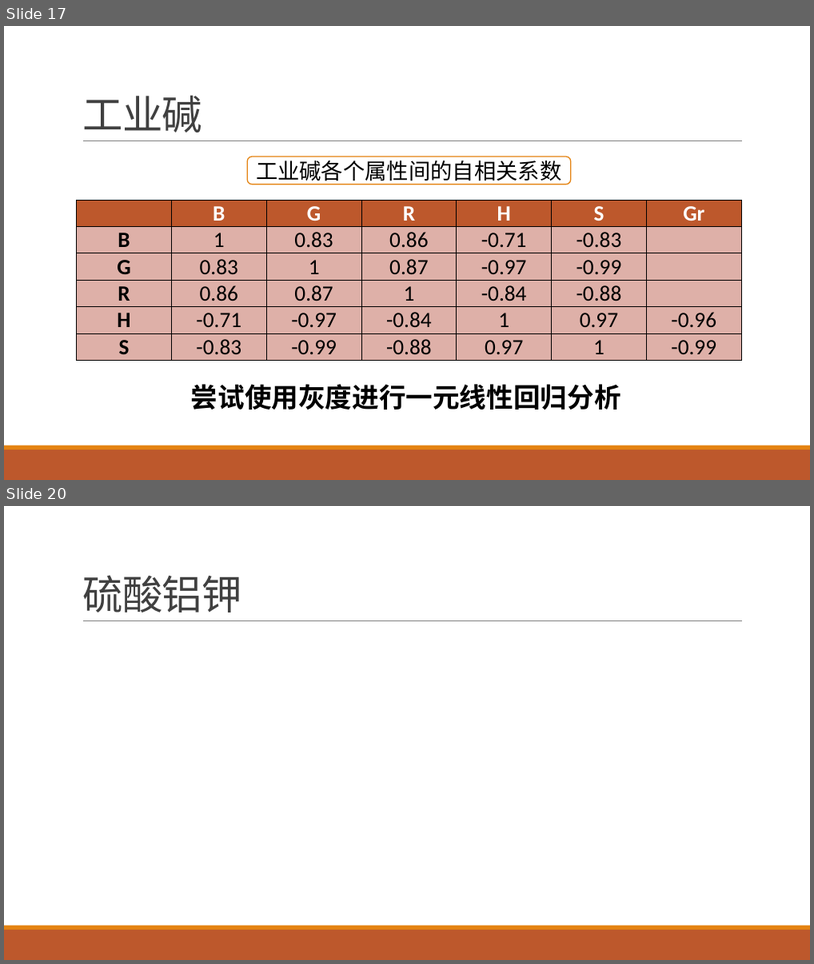
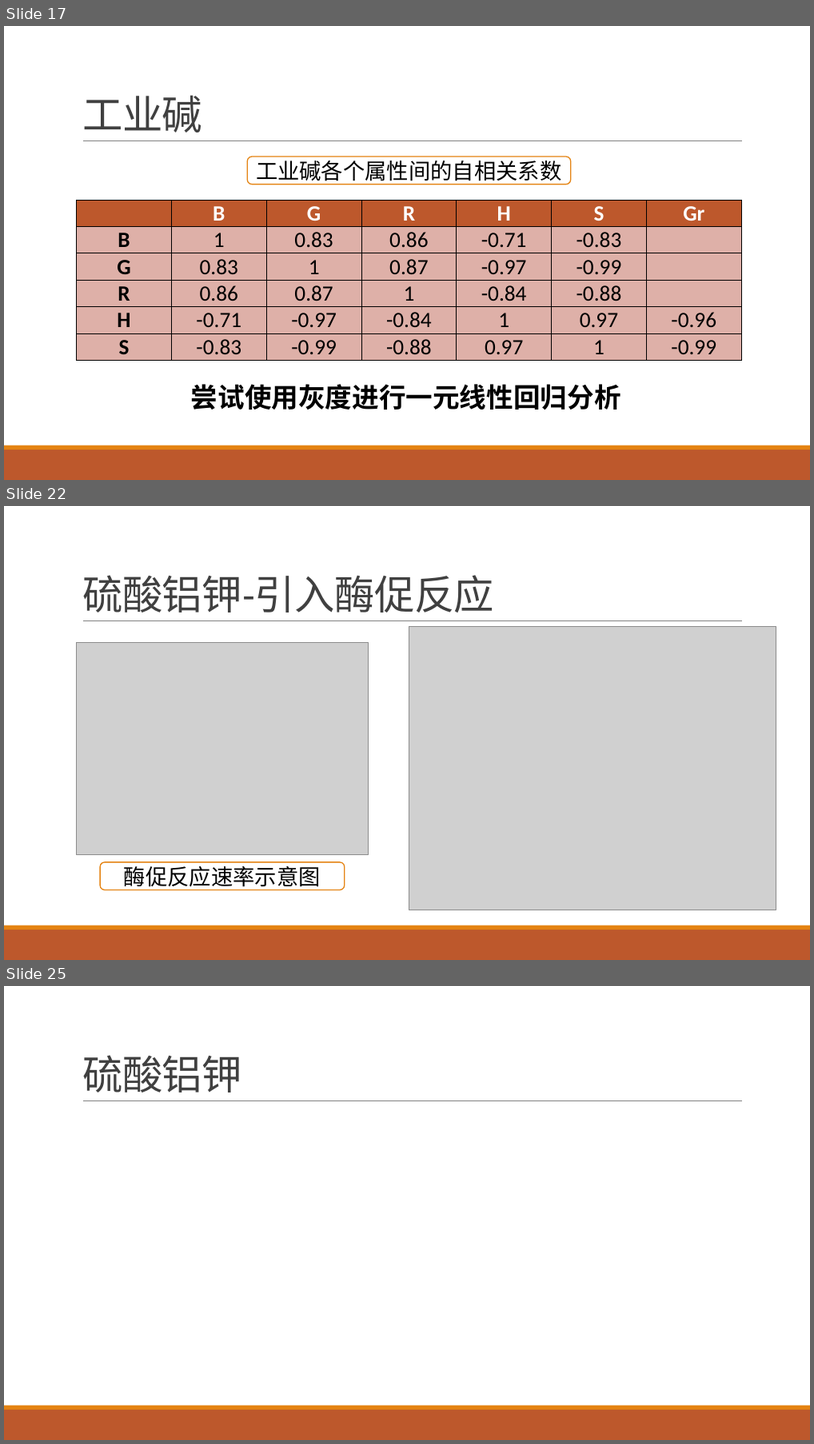
Before and after one commit to yuanjingsong/MCM_Homework, a slide deck: PreG21.pptx. Shown one above the other, each under a label of ours: slides 17 and 20 before the commit, slides 17, 22 and 25 after it; the slides between them are not shown. The pictures are 814x964 and 814x1444 pixels, drawn with LibreOffice and Linux fonts; fonts in the diff are those of the drawing; grey boxes stand for pictures. Boxes give left, top, right and bottom in pixels: in the first picture for what was removed or moved away, otherwise in the second. Text is boxed around its words. In the diff, an @@ line names an element or a change of style, - is before the commit and + after.

```diff
--- a/PreG21.pptx
+++ b/PreG21.pptx
@@ slide 22 added at [4, 506, 810, 960], background #FFFFFF; not listed: 3 template elements that a slide beside it also shows @@
@@ title added at [82, 575, 494, 612], 48 pt, text #404040 @@
+硫酸铝钾-引入酶促反应
@@ picture added at [77, 642, 368, 855] @@
@@ picture added at [410, 626, 777, 909] @@
@@ rounded rectangle added at [100, 862, 345, 889], fill #FFFFFF, outline #E48312 1.25 pt, 26 pt, text #000000 @@
+酶促反应速率示意图
@@ what was slide 20 is now slide 25 @@
```
Also in this commit, not shown: 1 slide changed, 4 other slides added, 1 other file.
